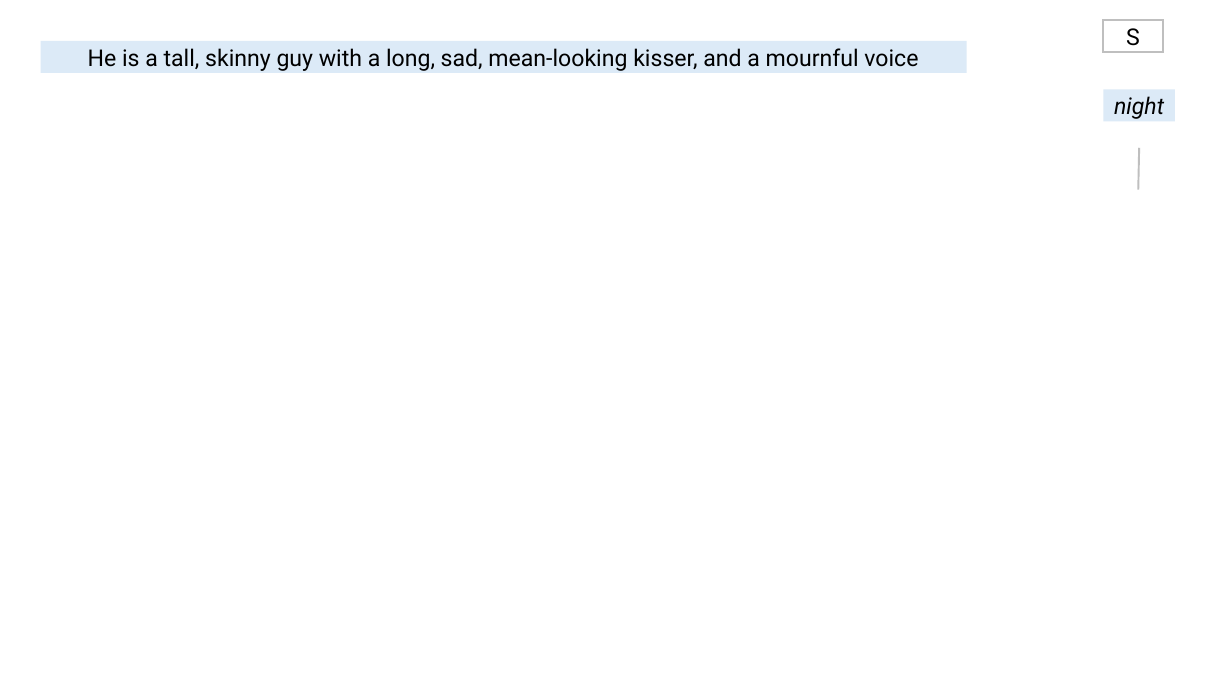
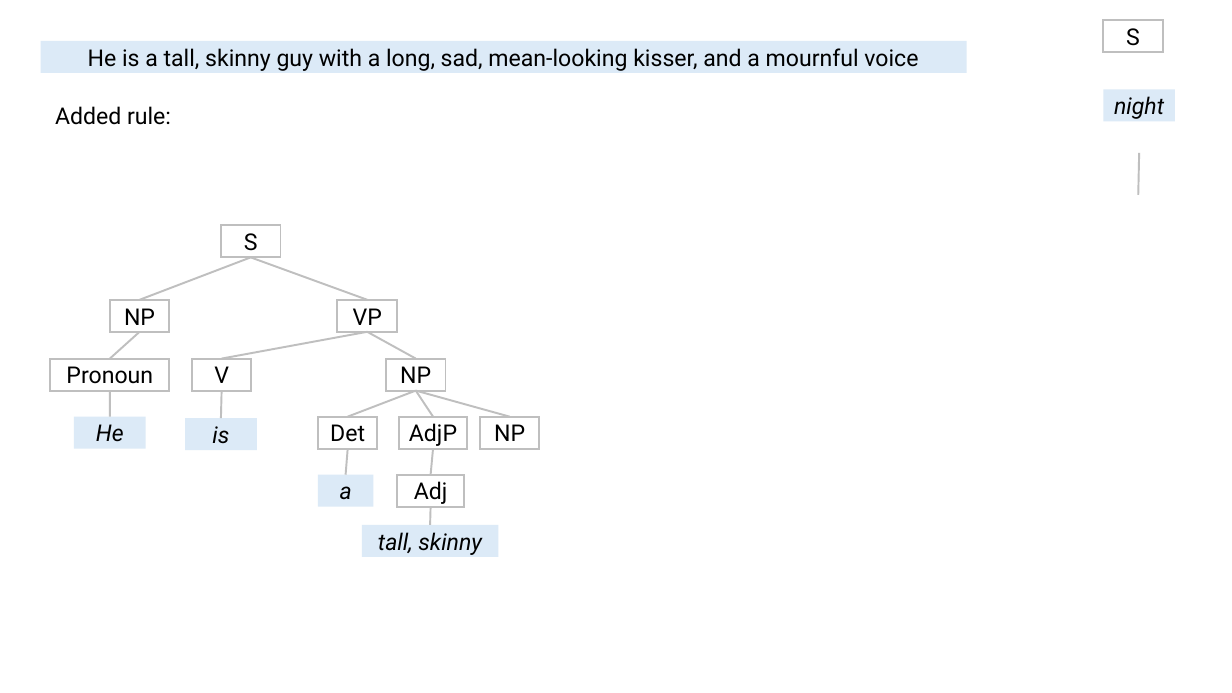
Before and after one commit to FritzSavira/NLPROC-ALV-B, a slide deck: slide 4 of assignment-03/assignment-03-Task-1C.pptx. Drawn at 1232x693 pixels with LibreOffice and Linux fonts; fonts in the diff are those of the drawing. Boxes give left, top, right and bottom in pixels: in the first picture for what was removed or moved away, otherwise in the second. Text is boxed around its words. In the diff, an @@ line names an element or a change of style, - is before the commit and + after.

Commit message:
Update assignment-03 presentation file with latest changes

```diff
--- a/assignment-03/assignment-03-Task-1C.pptx
+++ b/assignment-03/assignment-03-Task-1C.pptx
@@ text added at bbox=[55, 106, 171, 125], 18 pt, text #000000 @@
+Added rule:
@@ line moved from (1139, 189) - (1140, 148) to (1139, 195) - (1140, 153) @@
@@ rectangle added at bbox=[221, 226, 280, 258], fill #FFFFFF, outline #BFBFBF 1.5 pt, 18 pt, text #000000 @@
+S
@@ line added from (140, 299) to (250, 258), #BFBFBF 1.5 pt @@
@@ line added from (367, 299) to (250, 258), #BFBFBF 1.5 pt @@
@@ rectangle added at bbox=[110, 299, 169, 332], fill #FFFFFF, outline #BFBFBF 1.5 pt, 18 pt, text #000000 @@
+NP
@@ rectangle added at bbox=[337, 299, 396, 332], fill #FFFFFF, outline #BFBFBF 1.5 pt, 18 pt, text #000000 @@
+VP
@@ rectangle added at bbox=[51, 359, 170, 391], fill #FFFFFF, outline #BFBFBF 1.5 pt, 18 pt, text #000000 @@
+Pronoun
@@ line added from (110, 359) to (140, 332), #BFBFBF 1.5 pt @@
@@ rectangle added at bbox=[192, 359, 251, 391], fill #FFFFFF, outline #BFBFBF 1.5 pt, 18 pt, text #000000 @@
+V
@@ line added from (367, 332) to (222, 359), #BFBFBF 1.5 pt @@
@@ line added from (367, 332) to (416, 359), #BFBFBF 1.5 pt @@
@@ rectangle added at bbox=[386, 359, 445, 391], fill #FFFFFF, outline #BFBFBF 1.5 pt, 18 pt, text #000000 @@
+NP
@@ rectangle added at bbox=[74, 417, 146, 449], fill #DCEAF7, 18 pt, text #000000, italic @@
+He
@@ line added from (110, 417) to (110, 391), #BFBFBF 1.5 pt @@
@@ rectangle added at bbox=[185, 419, 257, 451], fill #DCEAF7, 18 pt, text #000000, italic @@
+is
@@ line added from (221, 419) to (222, 391), #BFBFBF 1.5 pt @@
@@ rectangle added at bbox=[318, 417, 377, 449], fill #FFFFFF, outline #BFBFBF 1.5 pt, 18 pt, text #000000 @@
+Det
@@ line added from (348, 417) to (416, 391), #BFBFBF 1.5 pt @@
@@ rectangle added at bbox=[399, 417, 467, 449], fill #FFFFFF, outline #BFBFBF 1.5 pt, 18 pt, text #000000 @@
+AdjP
@@ line added from (433, 417) to (416, 391), #BFBFBF 1.5 pt @@
@@ line added from (510, 417) to (416, 391), #BFBFBF 1.5 pt @@
@@ rectangle added at bbox=[480, 417, 539, 449], fill #FFFFFF, outline #BFBFBF 1.5 pt, 18 pt, text #000000 @@
+NP
@@ line added from (346, 475) to (348, 449), #BFBFBF 1.5 pt @@
@@ line added from (431, 475) to (433, 449), #BFBFBF 1.5 pt @@
@@ rectangle added at bbox=[318, 475, 373, 507], fill #DCEAF7, 18 pt, text #000000, italic @@
+a
@@ rectangle added at bbox=[397, 475, 465, 507], fill #FFFFFF, outline #BFBFBF 1.5 pt, 18 pt, text #000000 @@
+Adj
@@ line added from (430, 525) to (431, 506), #BFBFBF 1.5 pt @@
@@ rectangle added at bbox=[362, 525, 499, 557], fill #DCEAF7, 18 pt, text #000000, italic @@
+tall, skinny
```
